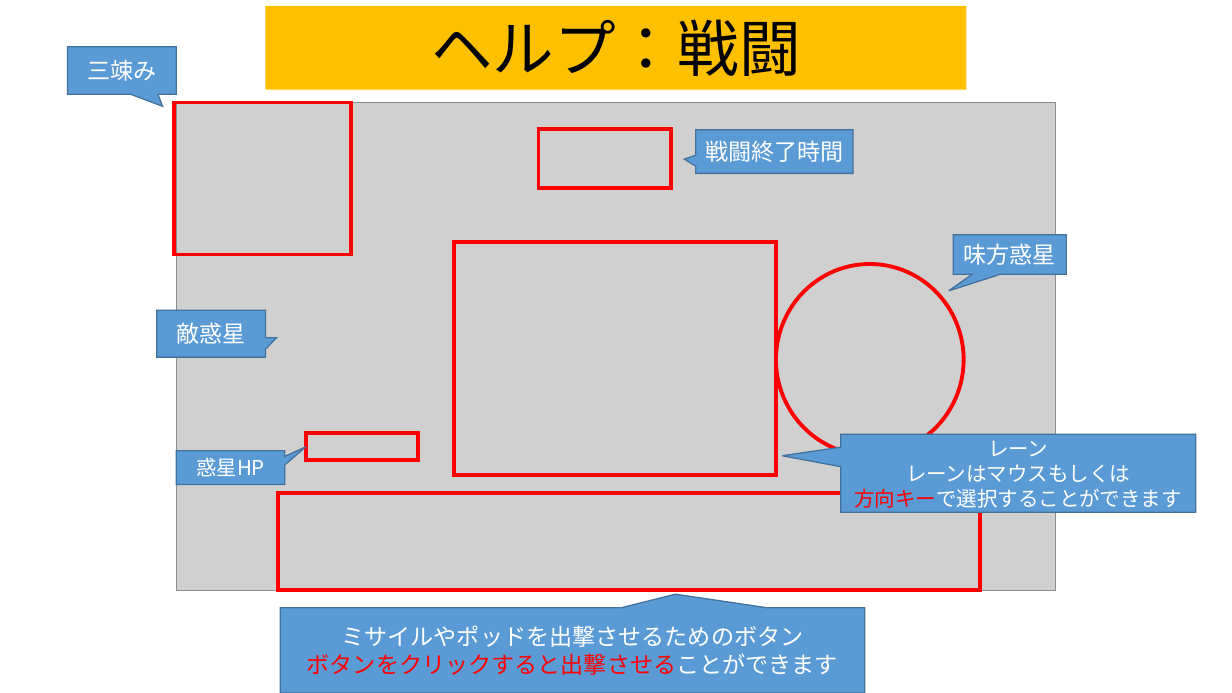
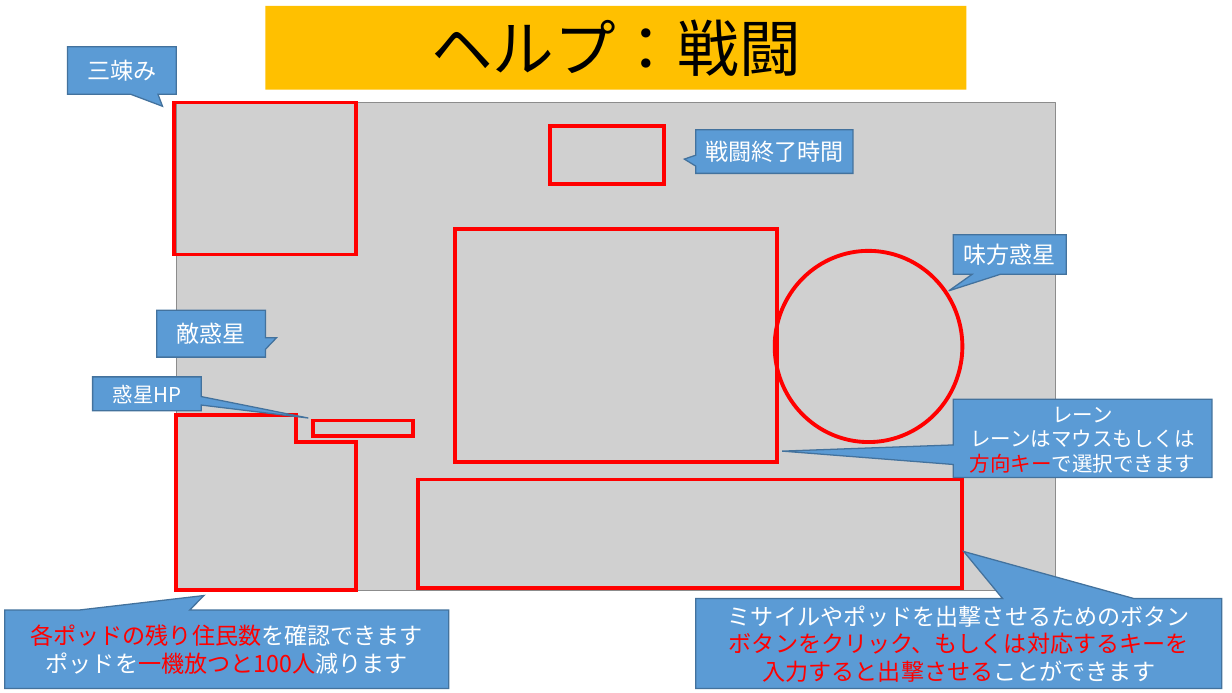
Before and after one commit to team556/team, a slide deck: slide 11 of 説明文.pptx. Drawn at 1232x693 pixels with LibreOffice and Linux fonts; fonts in the diff are those of the drawing; grey boxes stand for pictures. Boxes give left, top, right and bottom in pixels: in the first picture for what was removed or moved away, otherwise in the second. Text is boxed around its words. In the diff, an @@ line names an element or a change of style, - is before the commit and + after.

```diff
--- a/説明文.pptx
+++ b/説明文.pptx
@@ rectangle: place and size @@
-rectangle at [174,103,350,254]
+rectangle at [174,103,356,254]
@@ rectangle: place and size @@
-rectangle at [539,129,671,188]
+rectangle at [550,126,664,184]
@@ rectangle: place and size @@
-rectangle at [454,242,776,475]
+rectangle at [455,229,777,462]
@@ ellipse: place and size @@
-ellipse at [776,264,964,456]
+ellipse at [775,251,962,443]
@@ speech box "惑星HP": place and size @@
-speech box "惑星HP" at [177,451,286,485]
+speech box "惑星HP" at [92,377,201,411]
@@ corner added at [177,415,357,591], outline #FF0000 3 pt @@
@@ speech box "レーン": place and size @@
-speech box "レーン" at [841,434,1196,513]
+speech box "レーン" at [954,399,1213,478]
@@ rectangle: place and size @@
-rectangle at [306,433,418,461]
+rectangle at [313,421,413,435]
@@ text in speech box at [970,453,1195,473]: text changed @@
-方向キーで選択することができます
+方向キーで選択できます
@@ rectangle: place and size @@
-rectangle at [278,493,982,591]
+rectangle at [418,480,962,589]
@@ proportions changed in 3 elements at [92,377,201,411], [954,399,1213,478], [696,599,1222,689] @@
@@ speech box "ミサイルやポッドを出撃させるためのボタン": place and size @@
-speech box "ミサイルやポッドを出撃させるためのボタン" at [280,608,865,693]
+speech box "ミサイルやポッドを出撃させるためのボタン" at [696,599,1222,689]
@@ speech box added at [5,610,449,689], fill #5B9BD5, outline #43739E 1 pt, 18 pt, text #FF0000 @@
+各ポッドの残り住民数を確認できます
+ポッドを一機放つと100人減ります
@@ text in speech box at [729,632,1189,682]: text changed @@
-ボタンをクリックすると出撃させることができます
+ボタンをクリック、もしくは対応するキーを
+入力すると出撃させることができます
```
Also in this commit, not shown: 6 other slides changed, 2 other files.
